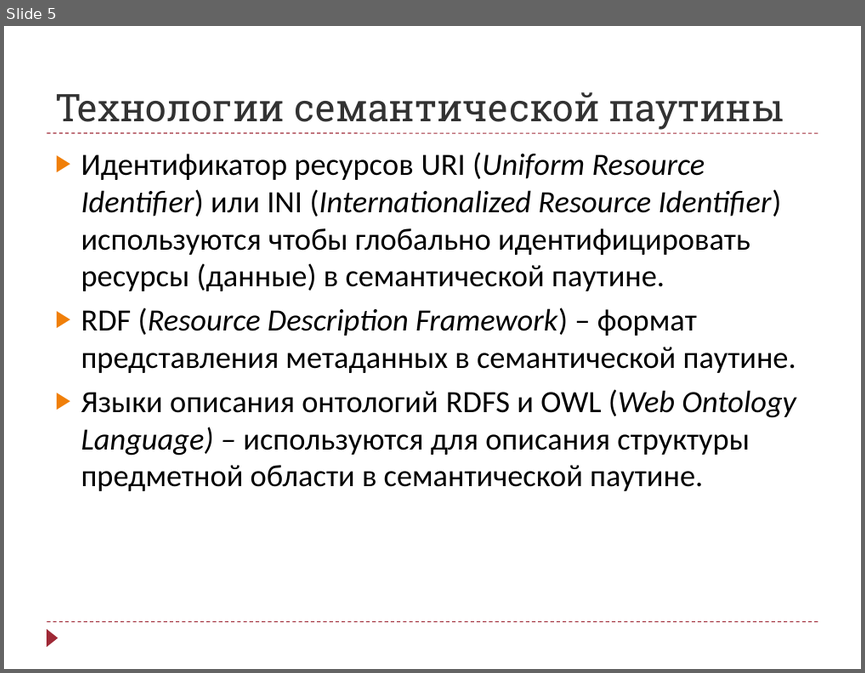
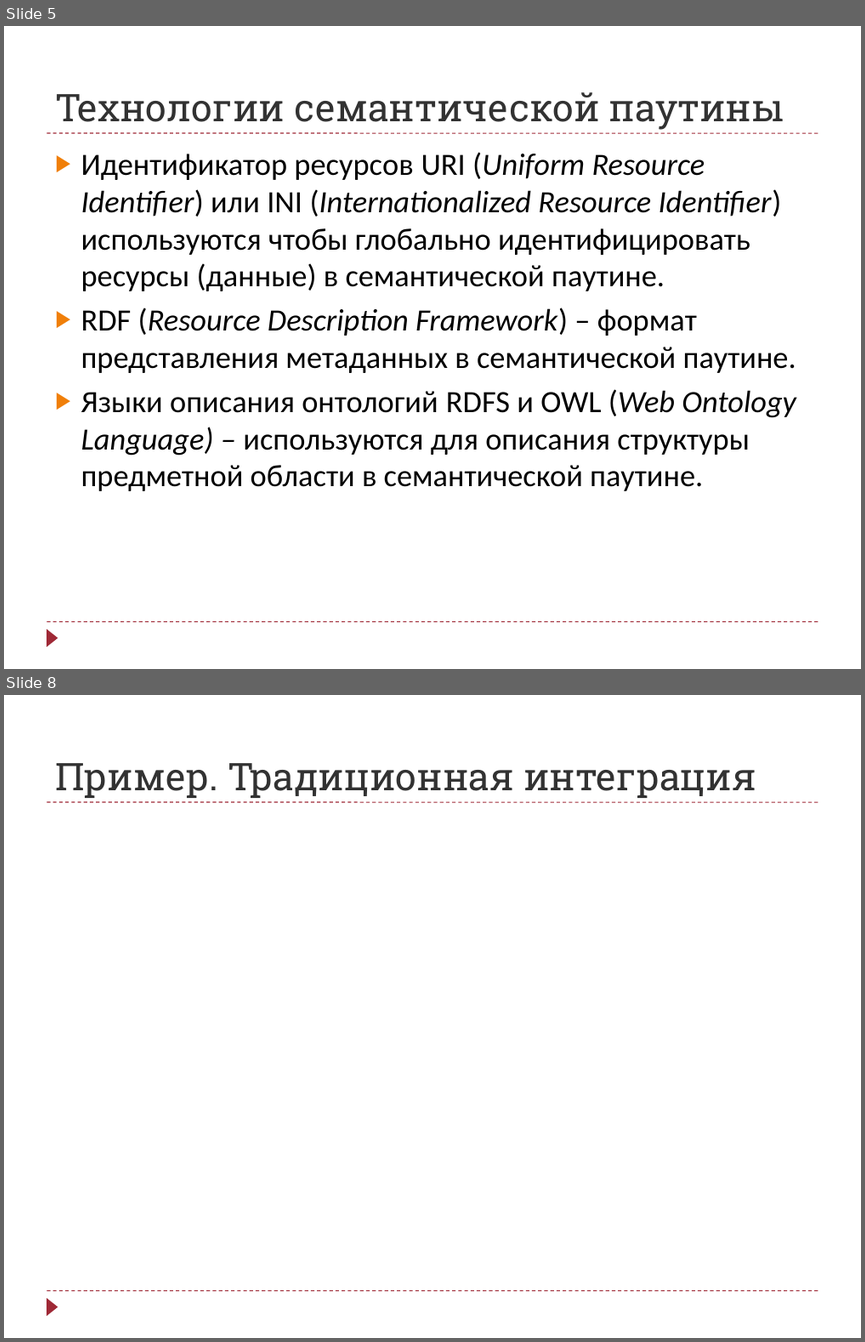
Before and after one commit to arthan1011/diploma, a slide deck: Semantic Presentation.pptx. Shown one above the other, each under a label of ours: slide 5 before the commit, slides 5 and 8 after it; the slides between them are not shown. The pictures are 865x673 and 865x1342 pixels, drawn with LibreOffice and Linux fonts; fonts in the diff are those of the drawing. Boxes give left, top, right and bottom in pixels: in the first picture for what was removed or moved away, otherwise in the second. Text is boxed around its words. In the diff, an @@ line names an element or a change of style, - is before the commit and + after.

```diff
--- a/Semantic Presentation.pptx
+++ b/Semantic Presentation.pptx
@@ slide 8 added at (4, 695, 861, 1338), background #FFFFFF; not listed: 3 template elements that a slide beside it also shows @@
@@ title added at (55, 763, 755, 798), 32 pt, text #323232 @@
+Пример. Традиционная интеграция
```
Also in this commit, not shown: 3 other slides added.
